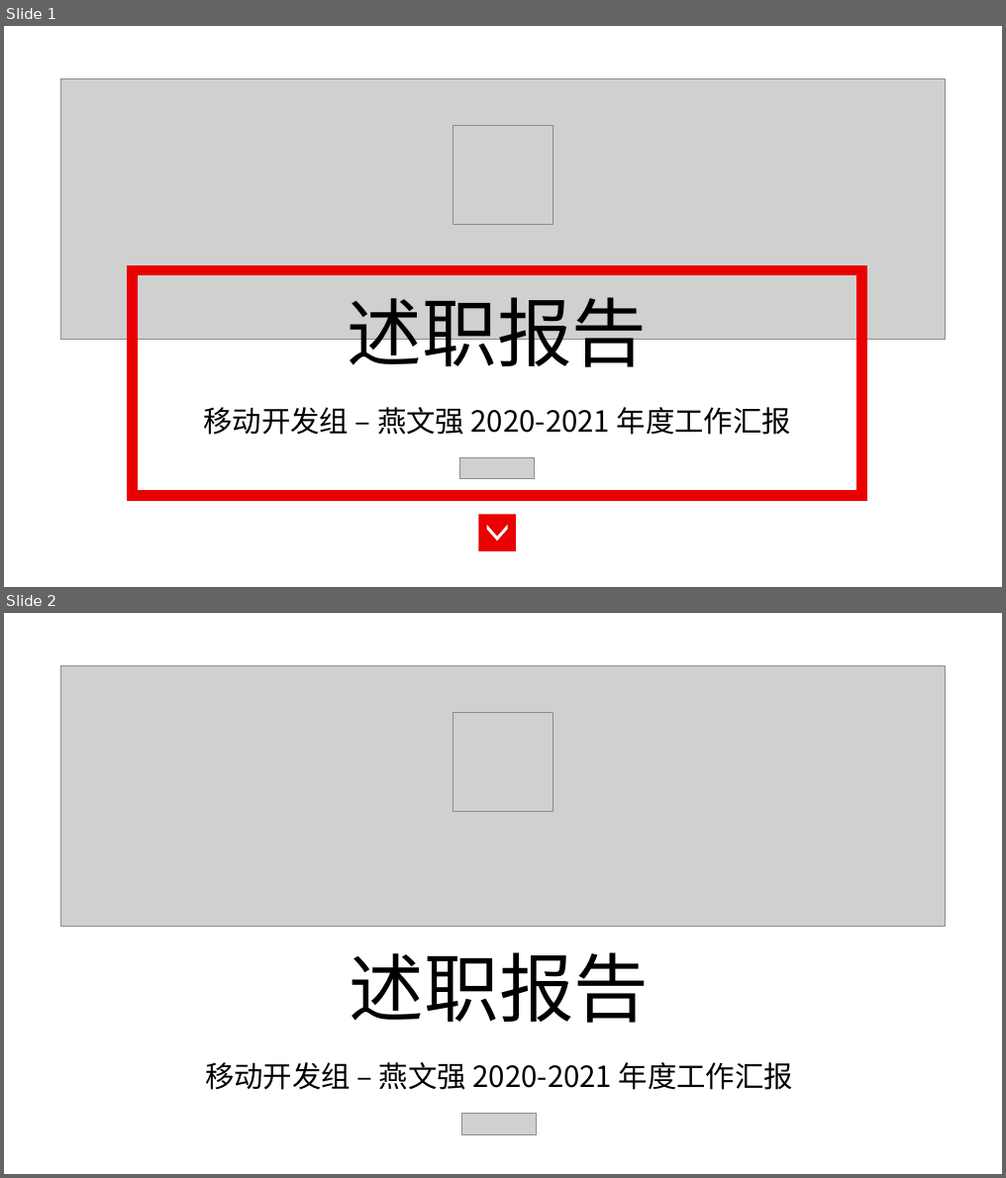
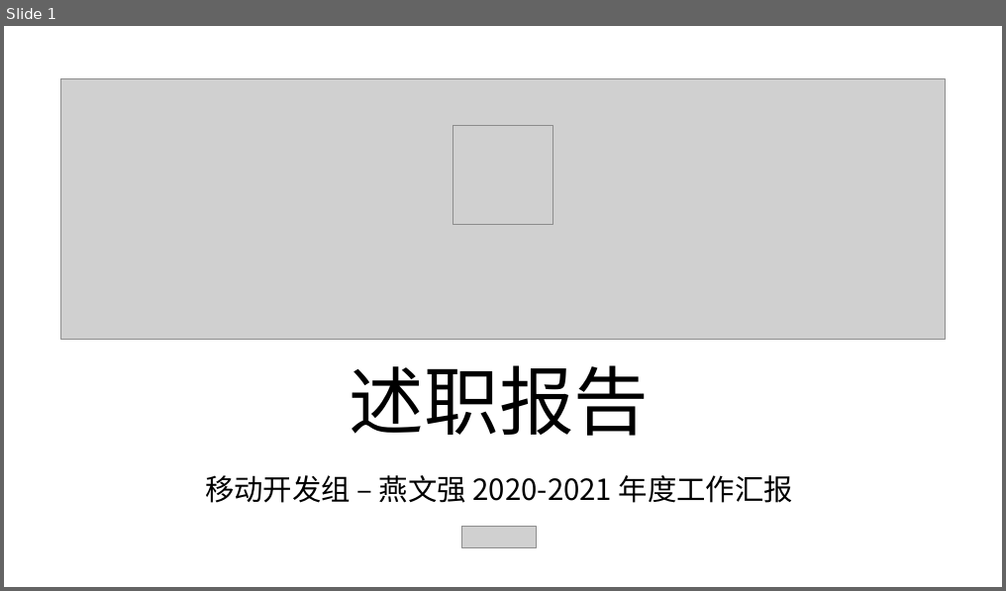
Before and after one commit to Andy888888/Mobile_Develop_Res, a slide deck: PPT/燕文强2020-2021年度述职报告.pptx. Shown one above the other, each under a label of ours: slides 1 and 2 before the commit, slide 1 after it. The pictures are 1006x1178 and 1006x591 pixels, drawn with LibreOffice and Linux fonts; fonts in the diff are those of the drawing; grey boxes stand for pictures. Boxes give left, top, right and bottom in pixels: in the first picture for what was removed or moved away, otherwise in the second. Text is boxed around its words. In the diff, an @@ line names an element or a change of style, - is before the commit and + after.

```diff
--- a/PPT/燕文强2020-2021年度述职报告.pptx
+++ b/PPT/燕文强2020-2021年度述职报告.pptx
@@ slide 1 removed at (4,26,1002,587), background #FFFFFF @@
@@ picture removed at (60,79,945,339) @@
@@ picture removed at (453,125,552,224) @@
@@ rectangle removed at (132,271,862,496) @@
@@ text removed at (348,297,647,379) @@
-述职报告
@@ text removed at (203,407,791,435) @@
-移动开发组 – 燕文强 2020-2021 年度工作汇报
@@ picture removed at (460,458,535,478) @@
@@ rectangle removed at (478,515,516,553) @@
@@ chevron removed at (487,525,508,542) @@
@@ what was slide 2 is now slide 1 @@
```
Also in this commit, not shown: 1 slide changed, 9 slides added.
